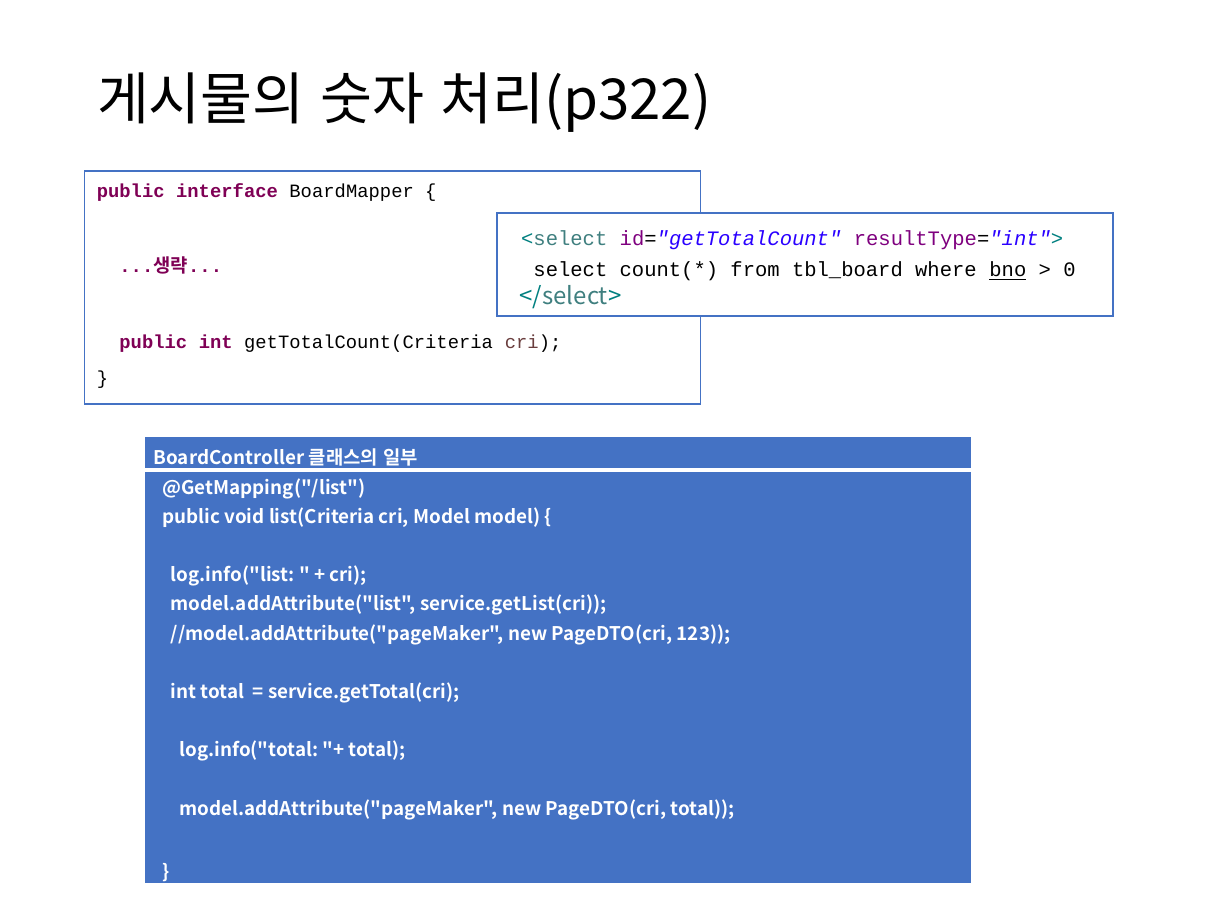
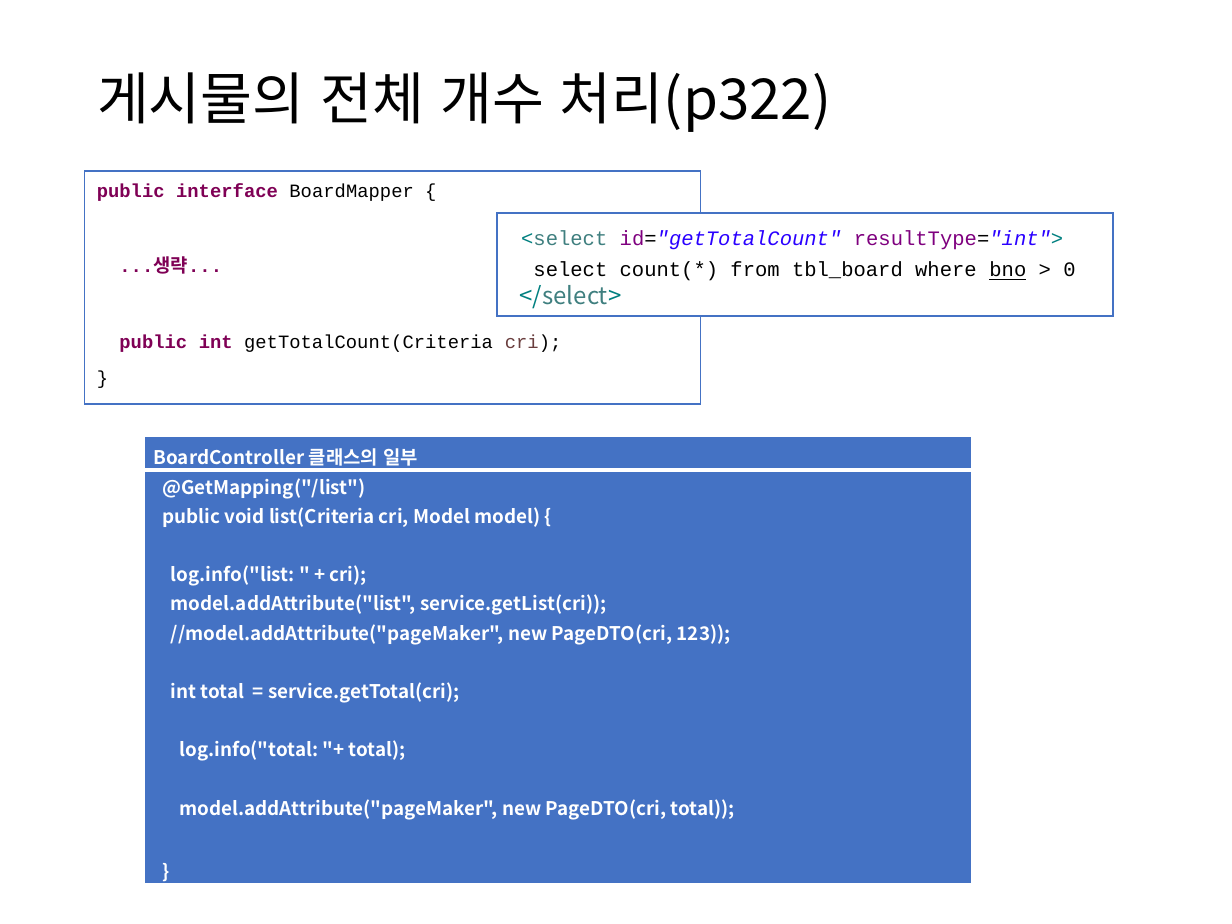
Before and after one commit to itrecipe/Web_Study_ez, a slide deck: slide 114 of spring - 학습자료/PART3.pptx. Drawn at 1232x924 pixels with LibreOffice and Linux fonts; fonts in the diff are those of the drawing. Boxes give left, top, right and bottom in pixels: in the first picture for what was removed or moved away, otherwise in the second. Text is boxed around its words. In the diff, an @@ line names an element or a change of style, - is before the commit and + after.

```diff
--- a/spring - 학습자료/PART3.pptx
+++ b/spring - 학습자료/PART3.pptx
@@ title at (x1=97, y1=72, x2=831, y2=132): text changed @@
-게시물의 숫자 처리(p322)
+게시물의 전체 개수 처리(p322)
```
Also in this commit, not shown: 7 other slides changed.
